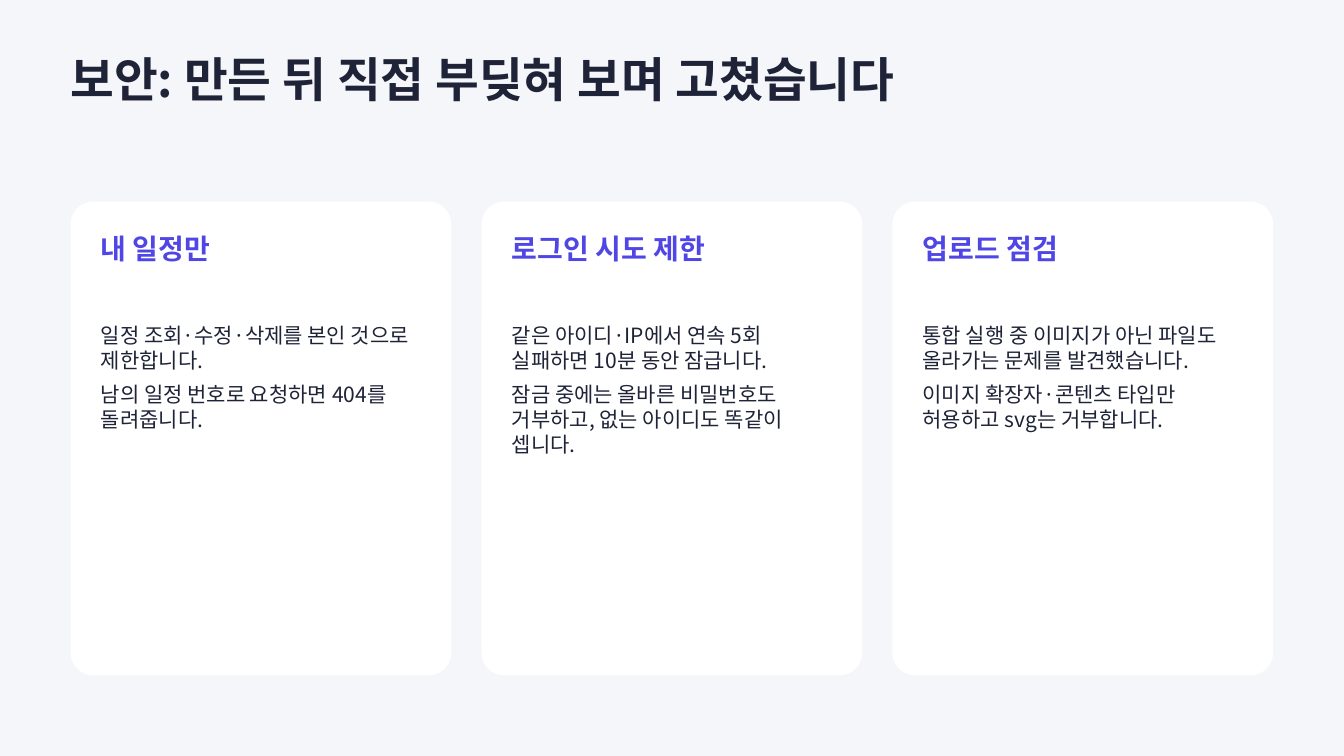
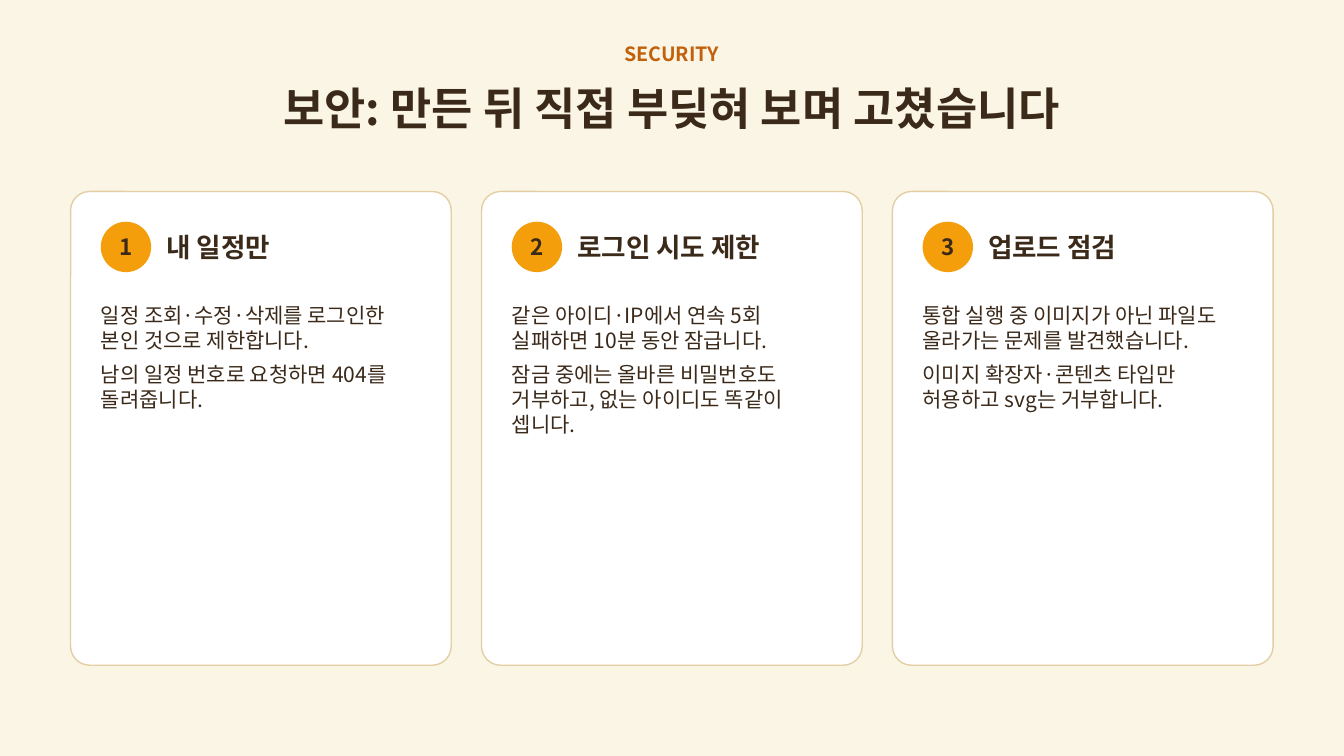
Before and after one commit to ho8566z/calendar-bot_word, a slide deck: slide 24 of ppt/개인 프로젝트.pptx (slide 8 before the commit). Drawn at 1344x756 pixels with LibreOffice and Linux fonts; fonts in the diff are those of the drawing. Boxes give left, top, right and bottom in pixels: in the first picture for what was removed or moved away, otherwise in the second. Text is boxed around its words. In the diff, an @@ line names an element or a change of style, - is before the commit and + after.

```diff
--- a/ppt/개인 프로젝트.pptx
+++ b/ppt/개인 프로젝트.pptx
@@ background #F5F6FA to #FBF5E6 @@
@@ text added at box(624, 46, 719, 62), 14 pt, text #C2610C, bold @@
+SECURITY
@@ text "보안: 만든 뒤 직접 부딪혀 ...": place and size @@
-text "보안: 만든 뒤 직접 부딪혀 ..." at box(71, 57, 895, 102)
+text "보안: 만든 뒤 직접 부딪혀 ..." at box(283, 87, 1060, 129)
@@ text "보안: 만든 뒤 직접 부딪혀 ..." at box(283, 87, 1060, 129): size 34 to 32 pt, text colour #1F2337 to #3B2A1A; alignment left to centre @@
@@ 3 rounded rectangles: place and size @@
-3 rounded rectangles at box(71, 202, 1273, 676)
+3 rounded rectangles at box(71, 192, 1273, 665)
@@ outline none to #E3CFA3 1 pt; proportions changed in 3 elements at box(482, 192, 863, 665), box(892, 192, 1273, 665), box(71, 192, 452, 665) @@
@@ ellipse added at box(101, 222, 151, 272), fill #F59E0B @@
@@ text added at box(119, 238, 132, 255), 16 pt, text #3B2A1A, bold @@
+1
@@ text "내 일정만": place and size @@
-text "내 일정만" at box(101, 235, 210, 262)
+text "내 일정만" at box(166, 234, 270, 260)
@@ ellipse added at box(512, 222, 563, 272), fill #F59E0B @@
@@ text added at box(530, 238, 543, 255), 16 pt, text #3B2A1A, bold @@
+2
@@ text "로그인 시도 제한": place and size @@
-text "로그인 시도 제한" at box(512, 235, 705, 262)
+text "로그인 시도 제한" at box(577, 234, 760, 260)
@@ ellipse added at box(923, 222, 973, 272), fill #F59E0B @@
@@ text added at box(941, 238, 954, 256), 16 pt, text #3B2A1A, bold @@
+3
@@ size 20 to 19 pt, text colour #4F46E5 to #3B2A1A; vertical alignment top to middle in 3 elements at box(166, 234, 270, 260), box(577, 234, 760, 260), box(988, 234, 1116, 259) @@
@@ text "업로드 점검": place and size @@
-text "업로드 점검" at box(923, 235, 1058, 261)
+text "업로드 점검" at box(988, 234, 1116, 259)
@@ text at box(101, 305, 385, 350): text changed; text colour #1F2337 to #3B2A1A @@
-일정 조회·수정·삭제를 본인 것으로 제한합니다.
+일정 조회·수정·삭제를 로그인한 본인 것으로 제한합니다.
@@ text "일정 조회·수정·삭제를 로그인한 본인 것으로 ...": place and size @@
-text "일정 조회·수정·삭제를 로그인한 본인 것으로 ..." at box(101, 325, 409, 429)
+text "일정 조회·수정·삭제를 로그인한 본인 것으로 ..." at box(101, 305, 386, 409)
@@ text "같은 아이디·IP에서 연속 5회 실패하면 ...": place and size @@
-text "같은 아이디·IP에서 연속 5회 실패하면 ..." at box(512, 325, 783, 454)
+text "같은 아이디·IP에서 연속 5회 실패하면 ..." at box(512, 305, 783, 434)
@@ text "같은 아이디·IP에서 연속 5회 실패하면 ..." at box(512, 305, 783, 434): text colour #1F2337 to #3B2A1A @@
@@ text "통합 실행 중 이미지가 아닌 ..." at box(923, 305, 1216, 412): text colour #1F2337 to #3B2A1A @@
@@ text "통합 실행 중 이미지가 아닌 ...": place and size @@
-text "통합 실행 중 이미지가 아닌 ..." at box(923, 325, 1216, 432)
+text "통합 실행 중 이미지가 아닌 ..." at box(923, 305, 1216, 412)
@@ text at box(101, 364, 386, 409): text colour #1F2337 to #3B2A1A in "남의 일정 번호로 요청하면 404를 돌려줍니다." @@
```
Also in this commit, not shown: 6 other slides changed, 24 slides added, 4 slides removed.
